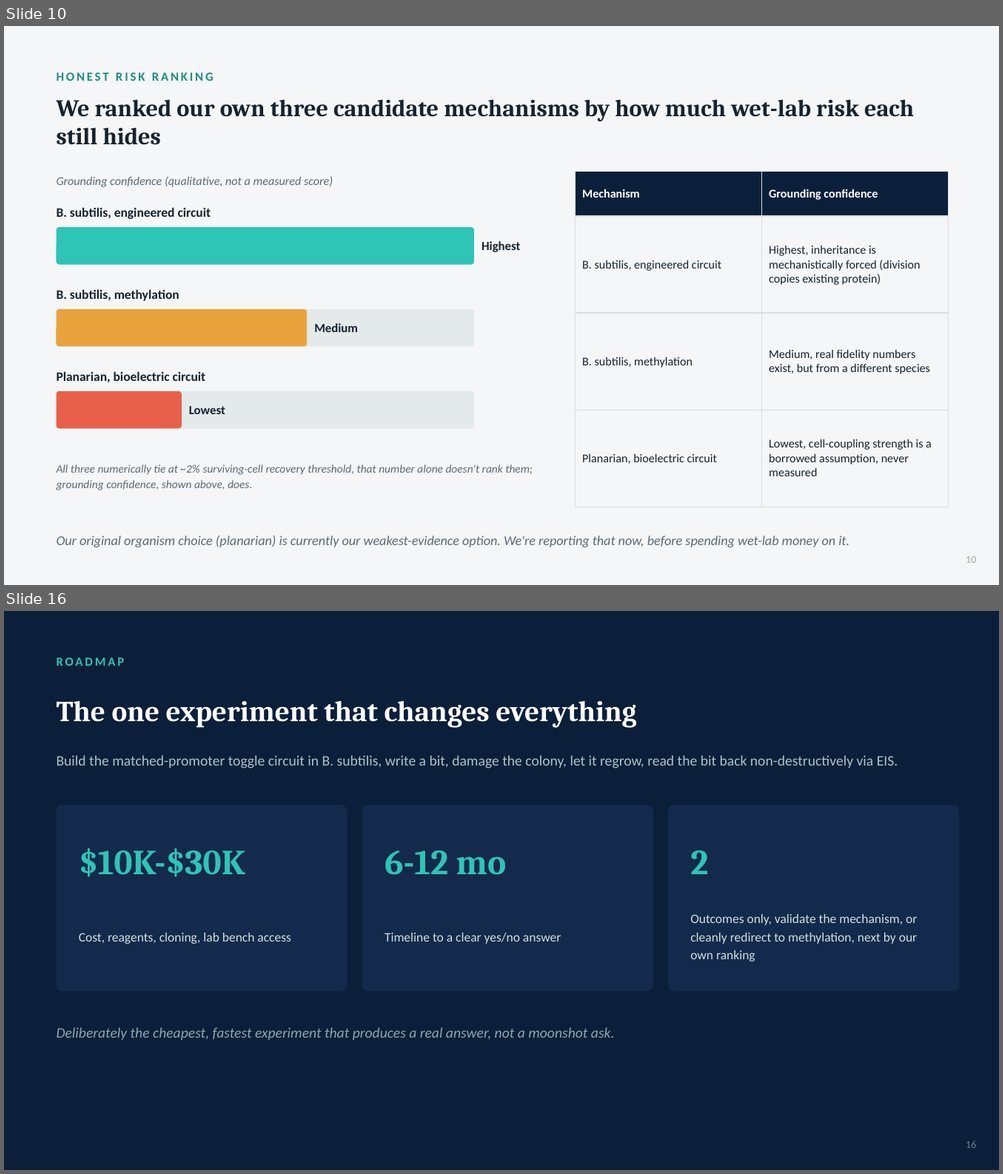
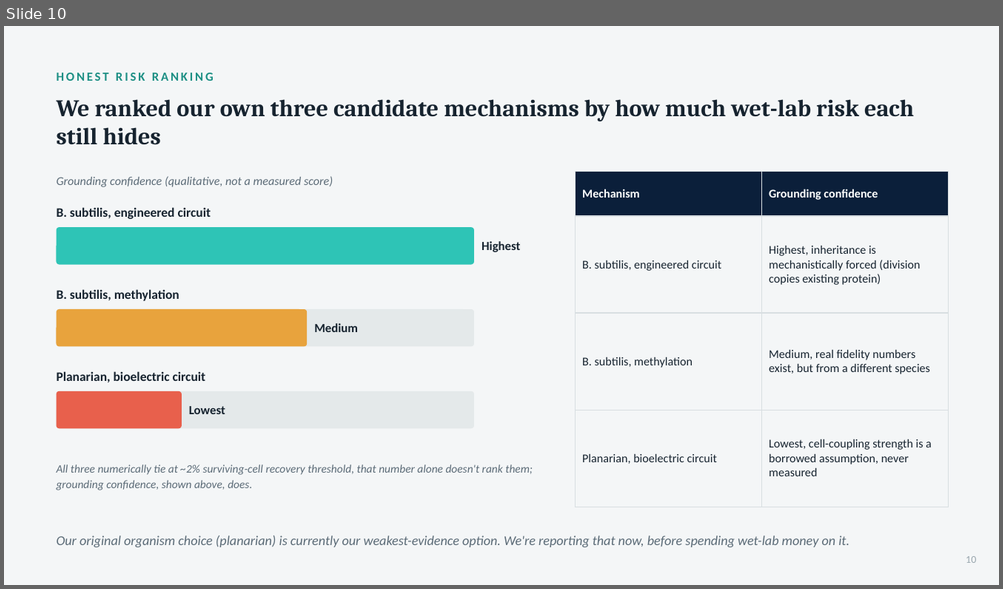
Before and after one commit to rewired89/Acheron, a slide deck: docs/pitch/Acheron_Pitch_Deck.pptx. Shown one above the other, each under a label of ours: slides 10 and 16 before the commit, slide 10 after it; the slides between them are not shown. The pictures are 1003x1174 and 1003x589 pixels, drawn with LibreOffice and Linux fonts; fonts in the diff are those of the drawing. Boxes give left, top, right and bottom in pixels: in the first picture for what was removed or moved away, otherwise in the second. Text is boxed around its words. In the diff, an @@ line names an element or a change of style, - is before the commit and + after.

```diff
--- a/docs/pitch/Acheron_Pitch_Deck.pptx
+++ b/docs/pitch/Acheron_Pitch_Deck.pptx
@@ slide 16 removed at (4, 611, 999, 1170), background #0B1F3A @@
@@ text removed at (57, 658, 125, 666) @@
-ROADMAP
@@ text removed at (57, 701, 636, 728) @@
-The one experiment that changes everything
@@ text removed at (57, 755, 897, 769) @@
-Build the matched-promoter toggle circuit in B. subtilis, write a bit, damage the colony, let it regrow, read the bit back non-destructively via EIS.
@@ rounded rectangle removed at (57, 805, 347, 991) @@
@@ rounded rectangle removed at (362, 805, 653, 991) @@
@@ rounded rectangle removed at (668, 805, 959, 991) @@
@@ text removed at (79, 848, 245, 877) @@
-$10K-$30K
@@ text removed at (384, 851, 506, 875) @@
-6-12 mo
@@ text removed at (690, 851, 708, 874) @@
-2
@@ text removed at (690, 914, 916, 962) @@
-Outcomes only, validate the mechanism, or cleanly redirect to methylation, next by our own ranking
@@ text removed at (79, 933, 291, 944) @@
-Cost, reagents, cloning, lab bench access
@@ text removed at (384, 933, 560, 944) @@
-Timeline to a clear yes/no answer
@@ text removed at (57, 1028, 614, 1040) @@
-Deliberately the cheapest, fastest experiment that produces a real answer, not a moonshot ask.
@@ text removed at (965, 1142, 976, 1148) @@
-16
```
Also in this commit, not shown: 9 slides changed, 3 slides added, 2 other files.
